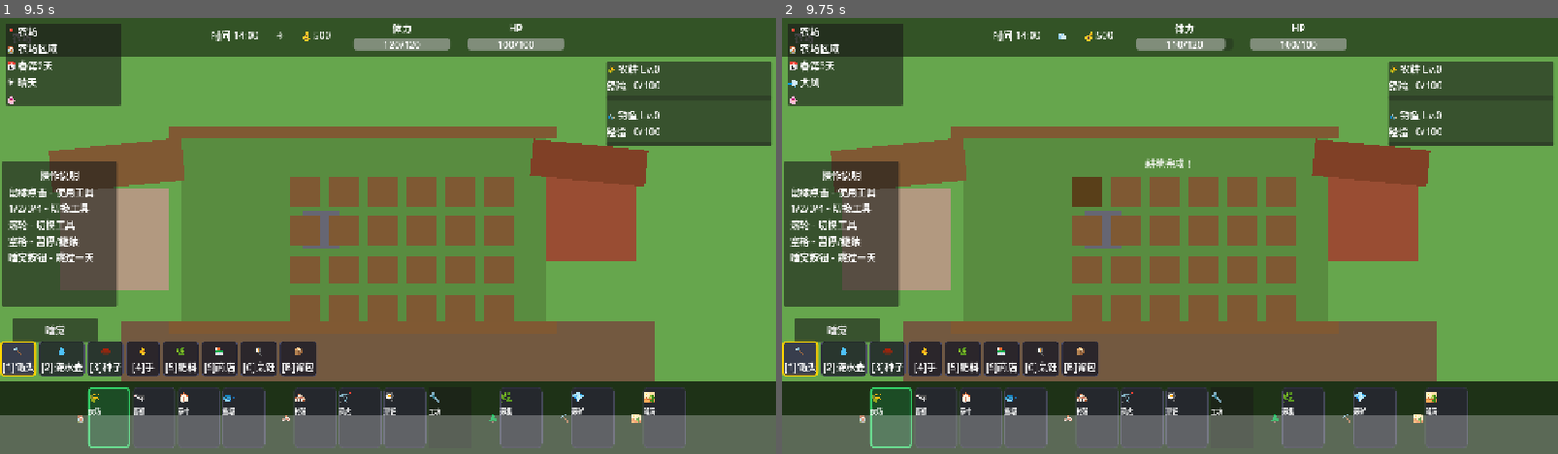
Above: before the commit, frames 1-2 (left to right).
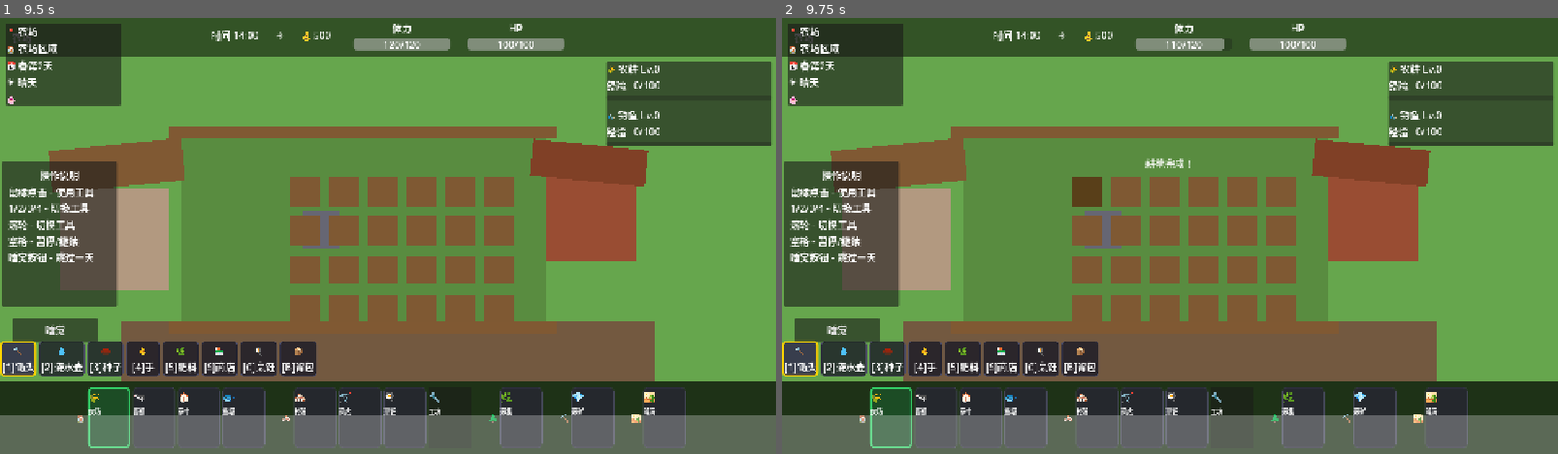
Above: after the commit, the same moments.

Repository: Nonastar/Back-to-Taoyuan
Game: Godot game, scene res://src/scenes/levels/Main.tscn
Two runs of this game, one before a commit and one after it. Both use one fixed random seed, a clock stepped at 60 frames per second and the inputs below.
Inputs (mouse positions are in pixels of both pictures, inside the frame that each line leads up to):
- Up to frame 1 (9.5 s): click "睡觉" at 0.5 s; click (108, 419) at 1.25 s; click (155, 419) at 2 s; click (201, 419) at 2.75 s; click (240, 419) at 3.5 s; click (318, 419) at 4.25 s; click (356, 419) at 5 s; click (403, 419) at 5.75 s; click (519, 419) at 6.5 s; click (589, 419) at 7.25 s; click (667, 419) at 8 s; tap Enter (ui_accept) at 8.75 s; drag from (543, 201) to (302, 192) at 8.77 s
- Up to frame 2 (9.75 s): tap Enter (ui_accept) at 9.5 s; drag from (1084, 192) to (1325, 201) at 9.52 s

Frame 1 is identical in both runs. In frame 2, 0.2% of the frame differs, in the area x 0-73%, y 1-16%.

Commit message:
fix(ui): 修复点击睡觉按钮时体力不足飘窗误触 + 统一通知路径
1. 新增 ui_layer.gd：拦截 UILayer 上的点击事件，防止穿透到游戏世界
2. Main.tscn：挂载 ui_layer.gd 到 UILayer 节点
3. hud.gd: _show_notification() 迁移到 NotificationManager.show_info()，
   所有农场消息、技能升级、快捷键提示等全部统一走通知系统

Co-Authored-By: Claude Sonnet 4.6 <noreply@anthropic.com>

Diff:
--- a/src/scenes/levels/Main.tscn
+++ b/src/scenes/levels/Main.tscn
@@ -4,6 +4,7 @@
 [ext_resource type="PackedScene" uid="uid://0phiucwn7q5u" path="res://src/scenes/ui/FishingMiniGame.tscn" id="3_fishing"]
 [ext_resource type="PackedScene" path="res://src/scenes/ui/fish_compendium_ui.tscn" id="4_compendium"]
 [ext_resource type="Script" path="res://src/scripts/entities/fishing_spot.gd" id="4_fishing_spot"]
+[ext_resource type="Script" path="res://src/scripts/ui/ui_layer.gd" id="5_ui_layer"]
 
 [sub_resource type="CircleShape2D" id="CircleShape2D_1"]
 radius = 50.0
@@ -34,6 +35,7 @@
 scale = Vector2(60, 40)
 
 [node name="UILayer" type="CanvasLayer" parent="." unique_id=1393822068]
+script = ExtResource("5_ui_layer")
 
 [node name="FishingMiniGame" parent="UILayer" unique_id=548802932 instance=ExtResource("3_fishing")]
 visible = false
--- a/src/scripts/ui/hud.gd
+++ b/src/scripts/ui/hud.gd
@@ -570,8 +570,9 @@
 const INTERRUPT_PRIORITY_THRESHOLD: int = 3
 
 func _show_notification(text: String) -> void:
-	# 旧的单条队列接口，兼容 NotificationManager 的 show_message 委托
-	_add_toast_queue({"text": text, "color": Color(1, 1, 1), "priority": 0, "duration": 2.5})
+	# 统一通过 NotificationManager 显示（与 show_message 路径一致）
+	if NotificationManager:
+		NotificationManager.show_info(text)
 
 func show_message(text: String, color: Color = Color(1, 1, 1)) -> void:
 	# NotificationManager 调用此方法显示飘窗
--- /dev/null
+++ b/src/scripts/ui/ui_layer.gd
@@ -0,0 +1,14 @@
+extends CanvasLayer
+
+## UILayer - 拦截点击事件，防止穿透到游戏世界
+## 挂在 Main.tscn 的 UILayer 节点上
+
+func _input(event: InputEvent) -> void:
+	if event is InputEventMouseButton and event.button_index == MOUSE_BUTTON_LEFT and event.pressed:
+		var btn = $SleepButton
+		if btn and btn.visible and btn.get_global_rect().has_point(event.global_position):
+			# 直接触发睡觉逻辑，不依赖按钮的 pressed 信号
+			# （因为 set_input_as_handled 会阻止信号触发）
+			if TimeManager and TimeManager.time_state == TimeManager.TimeState.TIME_RUNNING:
+				TimeManager.player_sleep()
+			get_tree().root.set_input_as_handled()
Not shown, added: src/scripts/ui/ui_layer.gd.uid
